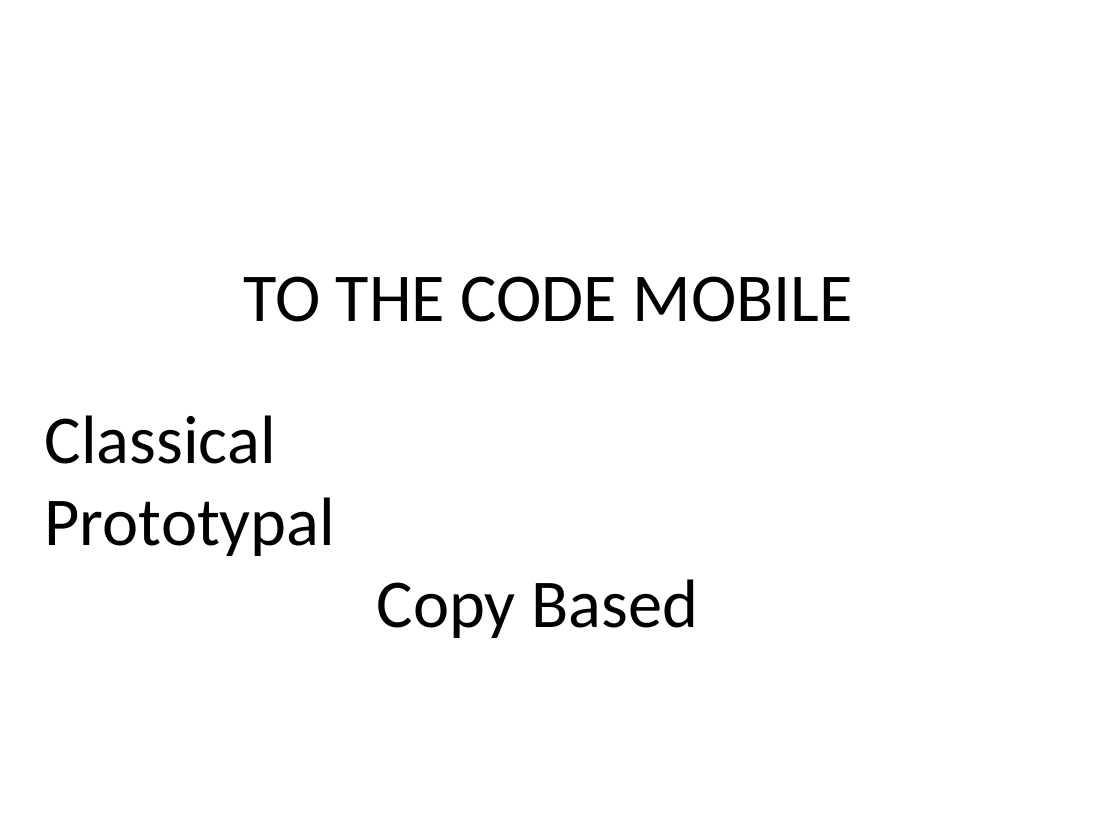
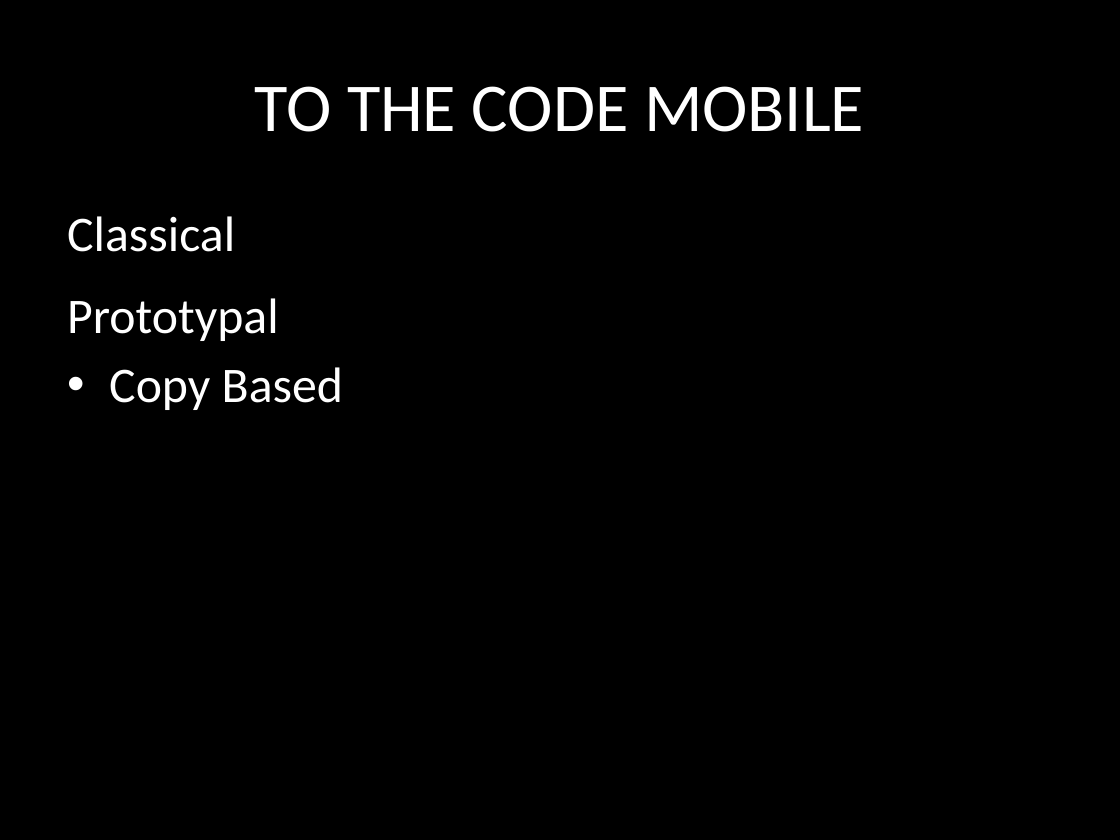
Before and after one commit to JadJabbour/JSOOWorkshop, a slide deck: slide 15 of JavaScript OO.pptx. Drawn at 1120x840 pixels with LibreOffice and Linux fonts; fonts in the diff are those of the drawing. Boxes give left, top, right and bottom in pixels: in the first picture for what was removed or moved away, otherwise in the second. Text is boxed around its words. In the diff, an @@ line names an element or a change of style, - is before the commit and + after.

Commit message:
presentation style

```diff
--- a/JavaScript OO.pptx
+++ b/JavaScript OO.pptx
@@ background #FFFFFF to #000000 @@
@@ title "TO THE CODE MOBILE": place and size @@
-title "TO THE CODE MOBILE" at bbox=[244, 276, 853, 322]
+title "TO THE CODE MOBILE" at bbox=[255, 86, 864, 132]
@@ title "TO THE CODE MOBILE" at bbox=[255, 86, 864, 132]: text colour #000000 to #FFFFFF @@
@@ text "Classical Prototypal Copy Based": place and size @@
-text "Classical Prototypal Copy Based" at bbox=[45, 415, 698, 638]
+text "Classical Prototypal Copy Based" at bbox=[67, 216, 343, 410]
@@ text "Classical Prototypal Copy Based" at bbox=[67, 216, 343, 410]: size 44 to 32 pt, text colour #000000 to #FFFFFF; alignment centre to left; bullet none to •; more space between paragraphs; vertical alignment middle to top @@
```
Also in this commit, not shown: 16 other slides changed.
